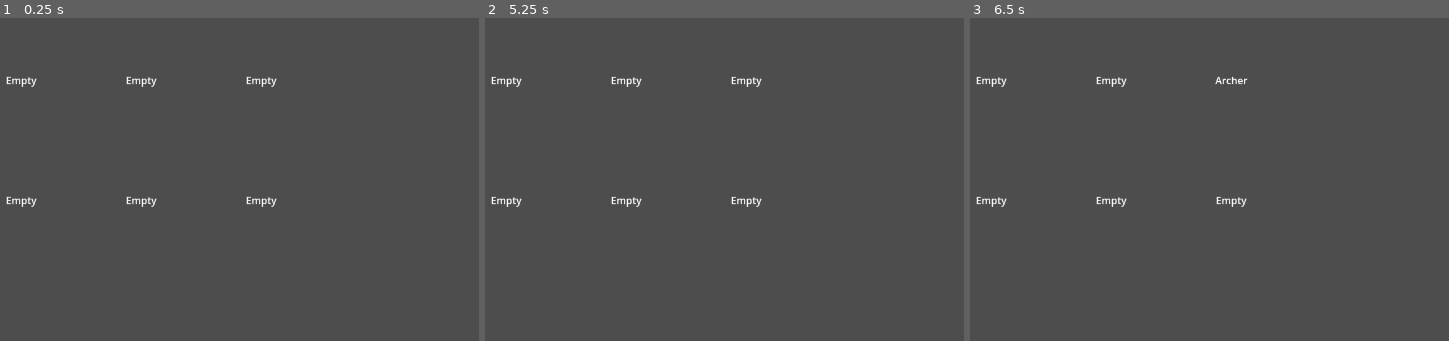
Above: before the commit, frames 1-3 (left to right).
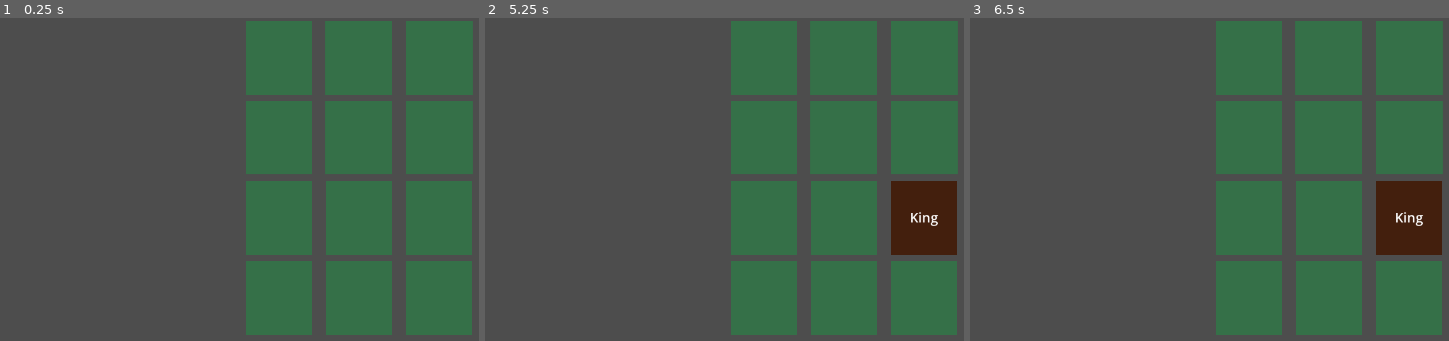
Above: after the commit, the same moments.

Repository: stfufane/Art-Of-War
Game: Godot game, scene res://scenes/battlefield.tscn
Same seed, same stepped clock (60 frames per second), same inputs: the game is played once before the commit and once after it. The project has no main scene, so this scene is started directly.
Inputs (mouse positions are in pixels of both pictures, inside the frame that each line leads up to):
- Up to frame 1 (0.25 s): no input
- Up to frame 2 (5.25 s): tap Enter at 0.5, 2, 3.5 s; move the mouse to (outside the picture) at 0.52 s; press the mouse at (outside the picture) at 0.53 s; tap Space at 1.25, 2.75, 4.25 s; move the mouse to (686, 266) at 1.27 s; release the mouse at (686, 266) at 1.28 s; click (686, 266) at 1.35 s; move the mouse to (925, 143) at 2.02 s; press the mouse at (925, 143) at 2.03 s; move the mouse to (805, 334) at 2.77 s; release the mouse at (805, 334) at 2.78 s; click (805, 334) at 2.85 s; move the mouse to (outside the picture) at 3.52 s; press the mouse at (outside the picture) at 3.53 s; move the mouse to (604, 176) at 4.27 s; release the mouse at (604, 176) at 4.28 s; click (604, 176) at 4.35 s; move the mouse to (882, 244) at 5.02 s; press the mouse at (882, 244) at 5.03 s
- Up to frame 3 (6.5 s): move the mouse to (1209, 131) at 5.77 s; release the mouse at (1209, 131) at 5.78 s; click (1209, 131) at 5.85 s

The runs differ from the first frame. In frame 1, 38% of the frame differs, in the area x 1-99%, y 0-99%; in frame 2, 38%; in frame 3, 38%.

Commit message:
[Board] Make a basic board with all the parts of the game

Diff:
--- a/model/CardType.gd
+++ b/model/CardType.gd
@@ -1,13 +1,14 @@
 class_name CardType
 extends Object
 
+var type: UnitType
 var name: String
 var attack: int
 var defense: int
 var defense_engaged: int
 var attack_range: PackedVector2Array
 
-enum UnitTypes {
+enum UnitType {
 	King,
 	Soldier,
 	Guard,
@@ -16,7 +17,8 @@
 	Monk
 }
 
-func _init(n, a, d, d_e, a_r):
+func _init(t, n, a, d, d_e, a_r):
+	type = t
 	name = n
 	attack = a
 	defense = d
--- a/model/Model.gd
+++ b/model/Model.gd
@@ -1,21 +1,39 @@
 extends Node
 
 var CardTypes = {
-	CardType.UnitTypes.King: CardType.new("King", 1, 5, 4, [Vector2(-1, 1), Vector2(0, 1), Vector2(1, 1)]),
-	CardType.UnitTypes.Soldier: CardType.new("Soldier", INF, 2, 1, [Vector2(0, 1)]),
-	CardType.UnitTypes.Archer: CardType.new("Archer", 1, 2, 1, [Vector2(-2, 1), Vector2(2, 1), Vector2(-1, 2), Vector2(1, 2)]),
-	CardType.UnitTypes.Guard: CardType.new("Guard", 1, 3, 2, [Vector2(0, 1)]),
-	CardType.UnitTypes.Wizard: CardType.new("Wizard", 1, 2, 1, [Vector2(0, 1), Vector2(0, 2), Vector2(0, 3)]),
-	CardType.UnitTypes.Monk: CardType.new("Monk", 1, 2, 2, [Vector2(-1, 1), Vector2(1, 1), Vector2(-2, 2), Vector2(2, 2)])
+	CardType.UnitType.King: CardType.new(CardType.UnitType.King, "King", 1, 5, 4, [Vector2(-1, 1), Vector2(0, 1), Vector2(1, 1)]),
+	CardType.UnitType.Soldier: CardType.new(CardType.UnitType.Soldier, "Soldier", INF, 2, 1, [Vector2(0, 1)]),
+	CardType.UnitType.Archer: CardType.new(CardType.UnitType.Archer, "Archer", 1, 2, 1, [Vector2(-2, 1), Vector2(2, 1), Vector2(-1, 2), Vector2(1, 2)]),
+	CardType.UnitType.Guard: CardType.new(CardType.UnitType.Guard, "Guard", 1, 3, 2, [Vector2(0, 1)]),
+	CardType.UnitType.Wizard: CardType.new(CardType.UnitType.Wizard, "Wizard", 1, 2, 1, [Vector2(0, 1), Vector2(0, 2), Vector2(0, 3)]),
+	CardType.UnitType.Monk: CardType.new(CardType.UnitType.Monk, "Monk", 1, 2, 2, [Vector2(-1, 1), Vector2(1, 1), Vector2(-2, 2), Vector2(2, 2)])
 }
 
-var PlayerHand: Array = []
+# Initialize the player's kingdom
+var player_kingdom = {
+	CardType.UnitType.Soldier: 0,
+	CardType.UnitType.Archer: 0,
+	CardType.UnitType.Guard: 0,
+	CardType.UnitType.Wizard: 0,
+	CardType.UnitType.Monk: 0
+}
+
+var player_hand: Array = []
+var player_reserve: Array = []
+var player_deck: Array = []
+
 func _init():
-	PlayerHand.append(CardTypes[CardType.UnitTypes.King])
+	# First build the deck with 4 of each card.
 	for _i in range(4):
-		PlayerHand.append(CardTypes[CardType.UnitTypes.Soldier])
-		PlayerHand.append(CardTypes[CardType.UnitTypes.Archer])
-		PlayerHand.append(CardTypes[CardType.UnitTypes.Guard])
-		PlayerHand.append(CardTypes[CardType.UnitTypes.Wizard])
-		PlayerHand.append(CardTypes[CardType.UnitTypes.Monk])
-	PlayerHand.shuffle()
+		player_deck.append(CardTypes[CardType.UnitType.Soldier])
+		player_deck.append(CardTypes[CardType.UnitType.Archer])
+		player_deck.append(CardTypes[CardType.UnitType.Guard])
+		player_deck.append(CardTypes[CardType.UnitType.Wizard])
+		player_deck.append(CardTypes[CardType.UnitType.Monk])
+	player_deck.shuffle()
+
+	# Then draw the hand. It has the king by default + 3 cards.
+	player_hand.append(CardTypes[CardType.UnitType.King])
+	for _i in range(3):
+		player_hand.append(player_deck.pop_back())
+		player_reserve.append(player_deck.pop_back())
--- a/scenes/battlefield.gd
+++ b/scenes/battlefield.gd
@@ -1,33 +1,51 @@
 class_name Battlefield
-extends Node2D
+extends Control
 
-@onready var player_hand = Model.PlayerHand
+@onready var player_hand = Model.player_hand
 
 func _ready():
 	# Connect all the card nodes to react to click and hover
 	for placeholder in get_tree().get_nodes_in_group("cards"):
-		placeholder.connect("battlefield_card_clicked", _placeholder_clicked)
+		placeholder.connect("card_placeholder_clicked", _placeholder_clicked)
 		placeholder.get_node("Container").connect("mouse_entered", _mouse_entered.bind(placeholder))
 		placeholder.get_node("Container").connect("mouse_exited", _mouse_exited.bind(placeholder))
-	pass # Replace with function body.
 
-func _mouse_entered(placeholder_clicked: CardPlaceholder):
-	if placeholder_available(placeholder_clicked):
-		placeholder_clicked.set_text("Place card here")
 
-func _mouse_exited(placeholder_clicked: CardPlaceholder):
-	if placeholder_clicked.current_card == null:
-		placeholder_clicked.set_text("Empty")
+func _mouse_entered(placeholder_hovered: CardPlaceholder):
+	if placeholder_available(placeholder_hovered):
+		placeholder_hovered.set_text("Place card here")
 
+func _mouse_exited(placeholder_hovered: CardPlaceholder):
+	if placeholder_hovered.current_card == null:
+		placeholder_hovered.set_text("")
+
+# Click on a placeholder to put a card on it
 func _placeholder_clicked(id: int):
 	var clicked_placeholder: CardPlaceholder = instance_from_id(id)
+	# We can't add a card if the hand is empty.
+	if player_hand.is_empty():
+		return
 	# We can't put a card if there's already one there.
 	if not placeholder_available(clicked_placeholder):
 		return
 	# Take the card on top of the player's hand
-	var first_card = player_hand.pop_back()
-	clicked_placeholder.set_card(first_card)
+	var first_card = player_hand.pop_front()
+	var added_card = clicked_placeholder.set_card(first_card)
+	added_card.connect("card_clicked", _card_clicked)
 
+# Click on a card to attack with it
+func _card_clicked(id: int):
+	var clicked_card: Card = instance_from_id(id)
+	var placeholder: CardPlaceholder = instance_from_id(clicked_card.placeholder_id)
+	# Highlight the enemy cards that are within reach of the selected card
+	var attack_range = clicked_card.card_type.attack_range
+	var card_coords = placeholder.location
+	for enemy in get_tree().get_nodes_in_group("enemy_cards"):
+		for coords in attack_range:
+			if card_coords + coords == enemy.location:
+				enemy.toggle_highlight()
+
+# Check if a placeholder is available for a card to be placed on it
 func placeholder_available(placeholder: CardPlaceholder) -> bool:
 	if placeholder.current_card != null:
 		return false
--- a/scenes/battlefield.tscn
+++ b/scenes/battlefield.tscn
@@ -3,34 +3,92 @@
 [ext_resource type="PackedScene" uid="uid://ccscfsp22jrsp" path="res://scenes/card_placeholder.tscn" id="1_0btqk"]
 [ext_resource type="Script" path="res://scenes/battlefield.gd" id="1_snmx6"]
 
-[node name="Battlefield" type="Node2D"]
+[node name="Battlefield" type="Control"]
+layout_mode = 3
+anchors_preset = 5
+anchor_left = 0.5
+anchor_right = 0.5
+grow_horizontal = 2
+size_flags_horizontal = 4
+size_flags_vertical = 0
 script = ExtResource("1_snmx6")
 
-[node name="GridContainer" type="Control" parent="."]
+[node name="PlayerContainer" type="Control" parent="."]
 layout_mode = 3
 anchors_preset = 0
-offset_right = 576.0
-offset_bottom = 384.0
+offset_left = -192.0
+offset_top = 256.0
+offset_right = 384.0
+offset_bottom = 640.0
+scale = Vector2(0.666589, 0.666589)
 
-[node name="CardPlaceholder2" parent="GridContainer" groups=["cards"] instance=ExtResource("1_0btqk")]
-position = Vector2(192, 0)
+[node name="CardPlaceholder" parent="PlayerContainer" groups=["cards"] instance=ExtResource("1_0btqk")]
+location = Vector2(0, -1)
+
+[node name="CardPlaceholder2" parent="PlayerContainer" groups=["cards"] instance=ExtResource("1_0btqk")]
+offset_left = 192.0
+offset_right = 192.0
 location = Vector2(1, -1)
 
-[node name="CardPlaceholder" parent="GridContainer" groups=["cards"] instance=ExtResource("1_0btqk")]
-location = Vector2(0, -1)
-
-[node name="CardPlaceholder3" parent="GridContainer" groups=["cards"] instance=ExtResource("1_0btqk")]
-position = Vector2(384, 0)
+[node name="CardPlaceholder3" parent="PlayerContainer" groups=["cards"] instance=ExtResource("1_0btqk")]
+offset_left = 384.0
+offset_right = 384.0
 location = Vector2(2, -1)
 
-[node name="CardPlaceholder4" parent="GridContainer" groups=["cards"] instance=ExtResource("1_0btqk")]
-position = Vector2(0, 192)
+[node name="CardPlaceholder4" parent="PlayerContainer" groups=["cards"] instance=ExtResource("1_0btqk")]
+offset_top = 192.0
+offset_bottom = 192.0
 location = Vector2(0, -2)
 
-[node name="CardPlaceholder5" parent="GridContainer" groups=["cards"] instance=ExtResource("1_0btqk")]
-position = Vector2(192, 192)
+[node name="CardPlaceholder5" parent="PlayerContainer" groups=["cards"] instance=ExtResource("1_0btqk")]
+offset_left = 192.0
+offset_top = 192.0
+offset_right = 192.0
+offset_bottom = 192.0
 location = Vector2(1, -2)
 
-[node name="CardPlaceholder6" parent="GridContainer" groups=["cards"] instance=ExtResource("1_0btqk")]
-position = Vector2(384, 192)
+[node name="CardPlaceholder6" parent="PlayerContainer" groups=["cards"] instance=ExtResource("1_0btqk")]
+offset_left = 384.0
+offset_top = 192.0
+offset_right = 384.0
+offset_bottom = 192.0
 location = Vector2(2, -2)
+
+[node name="EnemyContainer" type="Control" parent="."]
+layout_mode = 3
+anchors_preset = 0
+offset_left = -192.0
+offset_right = 384.0
+offset_bottom = 384.0
+scale = Vector2(0.665784, 0.665784)
+
+[node name="CardPlaceholder" parent="EnemyContainer" groups=["enemy_cards"] instance=ExtResource("1_0btqk")]
+offset_top = 192.255
+offset_bottom = 192.255
+
+[node name="CardPlaceholder2" parent="EnemyContainer" groups=["enemy_cards"] instance=ExtResource("1_0btqk")]
+offset_left = 192.255
+offset_top = 192.255
+offset_right = 192.255
+offset_bottom = 192.255
+location = Vector2(1, 0)
+
+[node name="CardPlaceholder3" parent="EnemyContainer" groups=["enemy_cards"] instance=ExtResource("1_0btqk")]
+offset_left = 384.509
+offset_top = 192.255
+offset_right = 384.509
+offset_bottom = 192.255
+location = Vector2(2, 0)
+
+[node name="CardPlaceholder4" parent="EnemyContainer" groups=["enemy_cards"] instance=ExtResource("1_0btqk")]
+location = Vector2(0, 1)
+
+[node name="CardPlaceholder5" parent="EnemyContainer" groups=["enemy_cards"] instance=ExtResource("1_0btqk")]
+offset_left = 192.255
+offset_right = 192.255
+location = Vector2(1, 1)
+
+[node name="CardPlaceholder6" parent="EnemyContainer" groups=["enemy_cards"] instance=ExtResource("1_0btqk")]
+offset_left = 384.509
+offset_right = 384.509
+location = Vector2(2, 1)
--- /dev/null
+++ b/scenes/board.tscn
@@ -0,0 +1,83 @@
+[gd_scene load_steps=6 format=3 uid="uid://egg2h0v6wt6h"]
+
+[ext_resource type="PackedScene" uid="uid://dcwtowpudpdv2" path="res://scenes/battlefield.tscn" id="1_alo7s"]
+[ext_resource type="PackedScene" uid="uid://6tknyk37omdy" path="res://scenes/player_hand.tscn" id="2_hswl1"]
+[ext_resource type="PackedScene" uid="uid://vm1jd1gw330s" path="res://scenes/reserve.tscn" id="3_0ka5f"]
+[ext_resource type="PackedScene" uid="uid://ccscfsp22jrsp" path="res://scenes/card_placeholder.tscn" id="4_p2nh1"]
+[ext_resource type="PackedScene" uid="uid://dwehldueqyfq5" path="res://scenes/kingdom.tscn" id="5_luije"]
+
+[node name="Board" type="Control"]
+layout_mode = 3
+anchors_preset = 15
+anchor_right = 1.0
+anchor_bottom = 1.0
+grow_horizontal = 2
+grow_vertical = 2
+
+[node name="Battlefield" parent="." instance=ExtResource("1_alo7s")]
+layout_mode = 1
+offset_left = -136.0
+offset_right = -136.0
+size_flags_horizontal = 0
+
+[node name="PlayerHand" parent="." instance=ExtResource("2_hswl1")]
+layout_mode = 0
+offset_left = 96.0
+offset_top = 544.0
+offset_right = 1248.0
+offset_bottom = 736.0
+scale = Vector2(0.5, 0.5)
+
+[node name="Hand_Label" type="Label" parent="."]
+layout_mode = 0
+offset_left = 360.0
+offset_top = 664.0
+offset_right = 402.0
+offset_bottom = 690.0
+text = "Hand"
+
+[node name="Reserve" parent="." instance=ExtResource("3_0ka5f")]
+layout_mode = 0
+offset_left = 712.0
+offset_top = 544.0
+offset_right = 1672.0
+offset_bottom = 736.0
+scale = Vector2(0.5, 0.5)
+
+[node name="Reserve_Label" type="Label" parent="."]
+layout_mode = 0
+offset_left = 936.0
+offset_top = 664.0
+offset_right = 998.0
+offset_bottom = 690.0
+text = "Reserve"
+
+[node name="Deck" parent="." instance=ExtResource("4_p2nh1")]
+offset_left = 80.0
+offset_top = 320.0
+offset_right = 80.0
+offset_bottom = 320.0
+label_text = "Deck"
+
+[node name="Graveyard" parent="." instance=ExtResource("4_p2nh1")]
+offset_left = 80.0
+offset_top = 112.0
+offset_right = 80.0
+offset_bottom = 112.0
+label_text = "Graveyard"
+
+[node name="Kingdom" parent="." instance=ExtResource("5_luije")]
+offset_left = 712.0
+offset_top = 264.0
+offset_right = 1672.0
+offset_bottom = 456.0
+scale = Vector2(0.5, 0.5)
+
+[node name="Kingdom_Label" type="Label" parent="."]
+layout_mode = 0
+offset_left = 928.0
+offset_top = 392.0
+offset_right = 997.0
+offset_bottom = 418.0
+text = "Kingdom
+"
--- a/scenes/card.gd
+++ b/scenes/card.gd
@@ -1,10 +1,25 @@
 class_name Card
-extends Node2D
+extends Control
 
-@export var type : CardType.UnitTypes
+@export var type : CardType.UnitType
+@onready var card_type: CardType = Model.CardTypes[type]
 
-@onready var card_type: CardType = Model.CardTypes[type]
+# The id where the card sits
+var placeholder_id: int
+var base_color: Color
+var highlight_color: Color = Color.DARK_MAGENTA
+
+signal card_clicked(int)
 
 # TODO: add all the other information from the card type.
 func _ready():
+	base_color = $ColorRect.color
 	$Container/CardName.text = card_type.name
+
+func set_nb_units(nb_units: int):
+	$Container/NbUnits.text = str(nb_units)
+
+func _on_gui_input(event:InputEvent):
+	# Depending on the listener, the click on a card can trigger different actions.
+	if event.is_action_pressed("left_click"):
+		card_clicked.emit(get_instance_id())
--- a/scenes/card.tscn
+++ b/scenes/card.tscn
@@ -2,19 +2,49 @@
 
 [ext_resource type="Script" path="res://scenes/card.gd" id="1_ffpka"]
 
-[node name="Card" type="Node2D"]
+[node name="Card" type="Control"]
+layout_mode = 3
+anchors_preset = 0
+offset_right = 192.0
+offset_bottom = 192.0
+size_flags_horizontal = 2
+size_flags_vertical = 3
 script = ExtResource("1_ffpka")
 
+[node name="ColorRect" type="ColorRect" parent="."]
+layout_mode = 0
+offset_left = 16.0
+offset_top = 8.0
+offset_right = 176.0
+offset_bottom = 184.0
+color = Color(0.262745, 0.121569, 0.0509804, 1)
+
 [node name="Container" type="Control" parent="."]
-layout_mode = 3
-anchors_preset = 0
-offset_right = 256.0
-offset_bottom = 256.0
+layout_mode = 1
+anchors_preset = 15
+anchor_right = 1.0
+anchor_bottom = 1.0
+grow_horizontal = 2
+grow_vertical = 2
+mouse_filter = 1
 
 [node name="CardName" type="Label" parent="Container"]
 layout_mode = 2
-offset_top = 116.0
-offset_right = 256.0
-offset_bottom = 139.0
+offset_top = 72.0
+offset_right = 192.0
+offset_bottom = 117.0
+theme_override_font_sizes/font_size = 32
 horizontal_alignment = 1
 vertical_alignment = 1
+
+[node name="NbUnits" type="Label" parent="Container"]
+layout_mode = 0
+offset_left = 64.0
+offset_top = 128.0
+offset_right = 128.0
+offset_bottom = 152.0
+theme_override_font_sizes/font_size = 36
+horizontal_alignment = 1
+vertical_alignment = 1
+
+[connection signal="gui_input" from="Container" to="." method="_on_gui_input"]
--- a/scenes/card_placeholder.gd
+++ b/scenes/card_placeholder.gd
@@ -1,18 +1,39 @@
 class_name CardPlaceholder
-extends Node2D
+extends Control
 
 @export var location: Vector2
+@export var label_text: String
 
-var current_card: CardType = null
-signal battlefield_card_clicked(int)
+var current_card: Card = null
+var base_color: Color
+var highlight_color: Color = Color.DARK_MAGENTA
+var is_highlighting: bool = false
+
+signal card_placeholder_clicked(int)
+
+func _ready():
+	base_color = $ColorRect.color
+	$Container/Label.text = label_text
 
 func set_text(new_text: String):
 	$Container/Label.text = new_text
 
 func _on_container_gui_input(event):
 	if event.is_action_pressed("left_click"):
-		battlefield_card_clicked.emit(get_instance_id())
+		card_placeholder_clicked.emit(get_instance_id())
 
-func set_card(new_card: CardType):
-	current_card = new_card
-	$Container/Label.text = current_card.name
+func set_card(new_card: CardType) -> Card:
+	var card = load("res://scenes/card.tscn").instantiate()
+	card.type = new_card.type
+	card.placeholder_id = get_instance_id()
+	current_card = card
+	add_child(current_card)
+	return card
+
+func toggle_highlight():
+	is_highlighting = not is_highlighting
+	$ColorRect.color = highlight_color if is_highlighting else base_color
+
+func remove_card():
+	current_card.queue_free()
+	current_card = null
--- a/scenes/card_placeholder.tscn
+++ b/scenes/card_placeholder.tscn
@@ -2,8 +2,18 @@
 
 [ext_resource type="Script" path="res://scenes/card_placeholder.gd" id="1_8uc8j"]
 
-[node name="CardPlaceholder" type="Node2D"]
+[node name="CardPlaceholder" type="Control"]
+layout_mode = 3
+anchors_preset = 0
 script = ExtResource("1_8uc8j")
+
+[node name="ColorRect" type="ColorRect" parent="."]
+layout_mode = 0
+offset_left = 16.0
+offset_top = 8.0
+offset_right = 176.0
+offset_bottom = 184.0
+color = Color(0.207843, 0.439216, 0.282353, 1)
 
 [node name="Container" type="Control" parent="."]
 layout_mode = 3
@@ -13,11 +23,9 @@
 
 [node name="Label" type="Label" parent="Container"]
 layout_mode = 2
-offset_left = 8.0
-offset_top = 88.0
+offset_top = 80.0
 offset_right = 192.0
-offset_bottom = 111.0
-text = "Empty"
+offset_bottom = 112.0
 horizontal_alignment = 1
 vertical_alignment = 1
 
--- /dev/null
+++ b/scenes/kingdom.gd
@@ -0,0 +1,13 @@
+class_name Kingdom
+extends Control
+
+@onready var kingdom = Model.player_kingdom
+
+func _ready():
+	var card_scene = load("res://scenes/card.tscn")
+	for card_type in kingdom:
+		var card_instance = card_scene.instantiate()
+		$CardContainer.size.x += card_instance.size.x
+		card_instance.type = card_type
+		card_instance.set_nb_units(kingdom[card_type])
+		$CardContainer.add_child(card_instance)
--- /dev/null
+++ b/scenes/kingdom.tscn
@@ -0,0 +1,28 @@
+[gd_scene load_steps=2 format=3 uid="uid://dwehldueqyfq5"]
+
+[ext_resource type="Script" path="res://scenes/kingdom.gd" id="1_p1w8l"]
+
+[node name="Kingdom" type="Control"]
+layout_mode = 3
+anchors_preset = 0
+offset_right = 960.0
+offset_bottom = 192.0
+script = ExtResource("1_p1w8l")
+
+[node name="ColorRect" type="ColorRect" parent="."]
+layout_mode = 1
+anchors_preset = 15
+anchor_right = 1.0
+anchor_bottom = 1.0
+grow_horizontal = 2
+grow_vertical = 2
+
+[node name="CardContainer" type="HBoxContainer" parent="."]
+clip_contents = true
+layout_mode = 1
+anchors_preset = 15
+anchor_right = 1.0
+anchor_bottom = 1.0
+offset_right = -960.0
+grow_horizontal = 2
+grow_vertical = 2
--- /dev/null
+++ b/scenes/player_hand.gd
@@ -0,0 +1,12 @@
+class_name PlayerHand
+extends Control
+
+@onready var player_hand = Model.player_hand
+
+func _ready():
+	var card_scene = load("res://scenes/card.tscn")
+	for card in player_hand:
+		var card_instance = card_scene.instantiate()
+		$CardContainer.size.x += card_instance.size.x
+		card_instance.type = card.type
+		$CardContainer.add_child(card_instance)
--- /dev/null
+++ b/scenes/player_hand.tscn
@@ -0,0 +1,29 @@
+[gd_scene load_steps=2 format=3 uid="uid://6tknyk37omdy"]
+
+[ext_resource type="Script" path="res://scenes/player_hand.gd" id="1_wws4w"]
+
+[node name="PlayerHand" type="Control"]
+layout_mode = 3
+anchors_preset = 0
+offset_right = 1152.0
+offset_bottom = 192.0
+size_flags_horizontal = 0
+script = ExtResource("1_wws4w")
+
+[node name="ColorRect" type="ColorRect" parent="."]
+layout_mode = 1
+anchors_preset = 15
+anchor_right = 1.0
+anchor_bottom = 1.0
+grow_horizontal = 2
+grow_vertical = 2
+
+[node name="CardContainer" type="HBoxContainer" parent="."]
+clip_contents = true
+layout_mode = 1
+anchors_preset = 15
+anchor_right = 1.0
+anchor_bottom = 1.0
+offset_right = -1152.0
+grow_horizontal = 2
+grow_vertical = 2
--- /dev/null
+++ b/scenes/reserve.gd
@@ -0,0 +1,12 @@
+class_name Reserve
+extends Control
+
+@onready var reserve = Model.player_reserve
+
+func _ready():
+	var card_scene = load("res://scenes/card.tscn")
+	for card in reserve:
+		var card_instance = card_scene.instantiate()
+		$CardContainer.size.x += card_instance.size.x
+		card_instance.type = card.type
+		$CardContainer.add_child(card_instance)
--- /dev/null
+++ b/scenes/reserve.tscn
@@ -0,0 +1,28 @@
+[gd_scene load_steps=2 format=3 uid="uid://vm1jd1gw330s"]
+
+[ext_resource type="Script" path="res://scenes/reserve.gd" id="1_ckmno"]
+
+[node name="Reserve" type="Control"]
+layout_mode = 3
+anchors_preset = 0
+offset_right = 960.0
+offset_bottom = 192.0
+script = ExtResource("1_ckmno")
+
+[node name="ColorRect" type="ColorRect" parent="."]
+layout_mode = 1
+anchors_preset = 15
+anchor_right = 1.0
+anchor_bottom = 1.0
+grow_horizontal = 2
+grow_vertical = 2
+
+[node name="CardContainer" type="HBoxContainer" parent="."]
+clip_contents = true
+layout_mode = 1
+anchors_preset = 15
+anchor_right = 1.0
+anchor_bottom = 1.0
+offset_right = -960.0
+grow_horizontal = 2
+grow_vertical = 2
